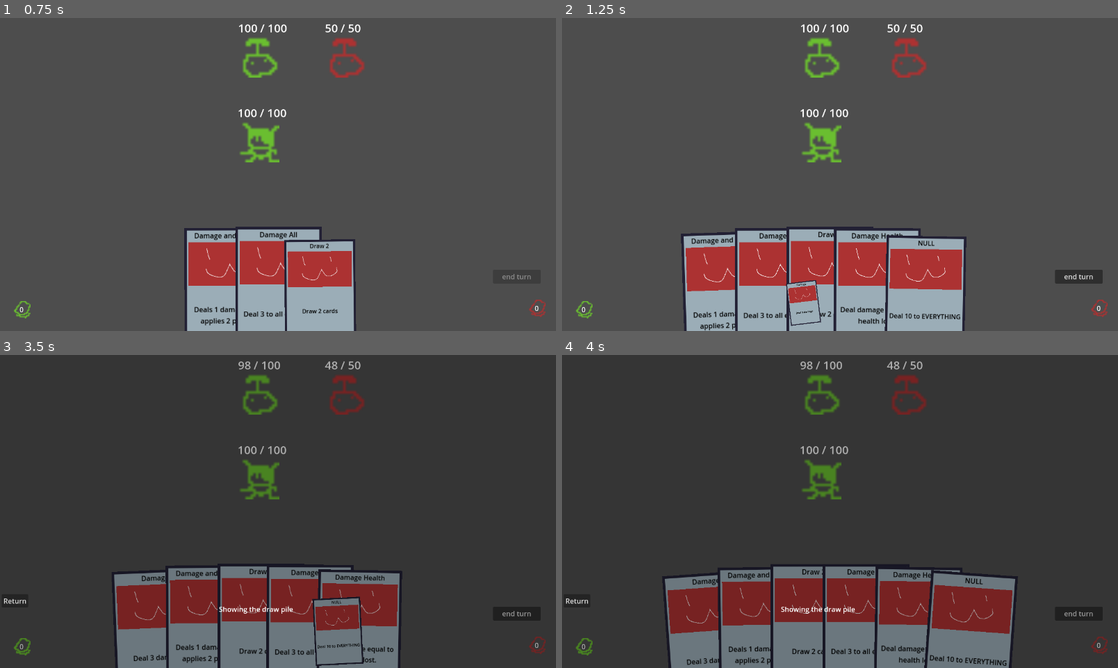
Above: before the commit, frames 1-4 (two rows, left to right).
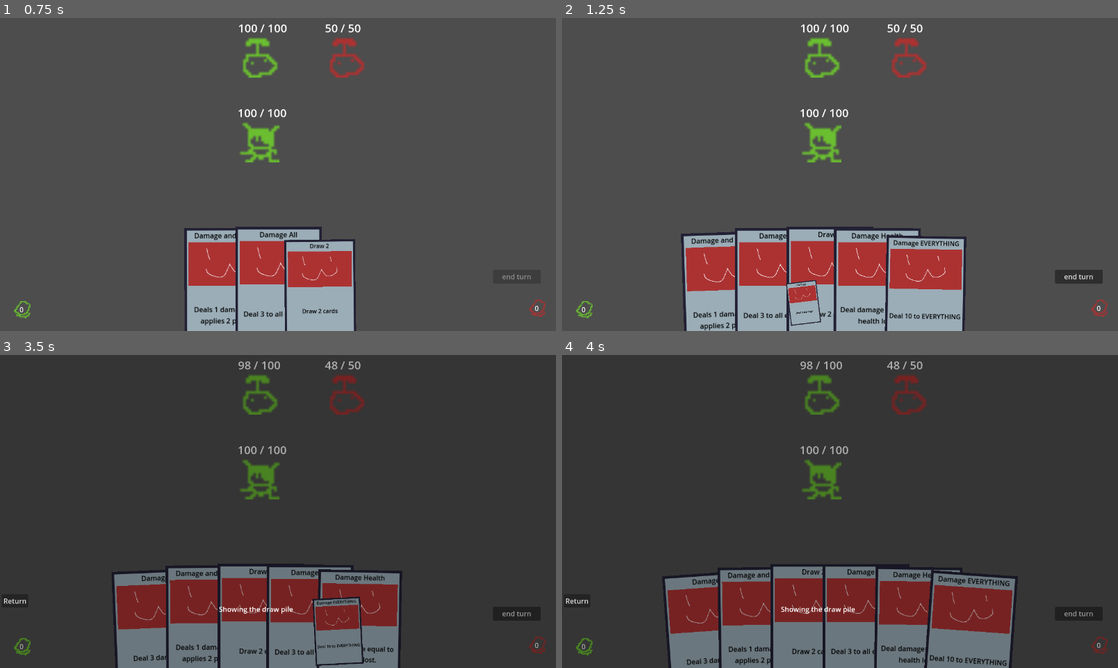
Above: after the commit, the same moments.

Repository: Saplings-Projects/1M_sub
Game: Godot game, scene res://#Scenes/TestingScene.tscn
Same seed, same stepped clock (60 frames per second), same inputs: the game is played once before the commit and once after it.
Inputs (mouse positions are in pixels of both pictures, inside the frame that each line leads up to):
- Up to frame 1 (0.75 s): click (255, 287) at 0.52 s
- Up to frame 2 (1.25 s): no input
- Up to frame 3 (3.5 s): click "end turn" at 1.25 s; click "0" at 2 s; click "0" at 2.75 s
- Up to frame 4 (4 s): click (717, 630) at 3.52 s

Frame 1 is identical in both runs. In frame 2, 0.1% of the frame differs, in the area x 59-72%, y 70-74%; in frame 3, less than 0.1%; in frame 4, 0.1%, in the area x 67-81%, y 70-74%.

Commit message:
Update Card_Damage_EVERYTHING.tres

Diff:
--- a/Cards/Resource/Card_Damage_EVERYTHING.tres
+++ b/Cards/Resource/Card_Damage_EVERYTHING.tres
@@ -16,6 +16,6 @@
 [resource]
 script = ExtResource("1_lia0m")
 application_type = 2
-card_title = "NULL"
+card_title = "Damage EVERYTHING"
 card_description = "Deal 10 to EVERYTHING"
 card_effects_data = Array[ExtResource("2_581pa")]([SubResource("Resource_4ktkc")])
